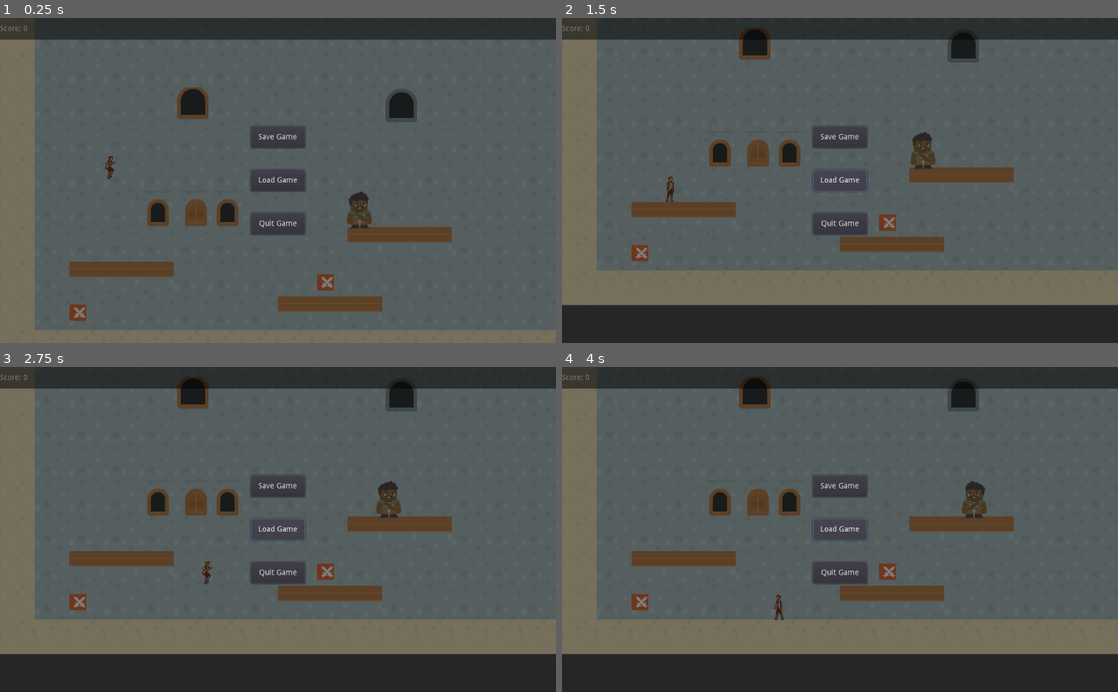
Above: before the commit, frames 1-4 (two rows, left to right).
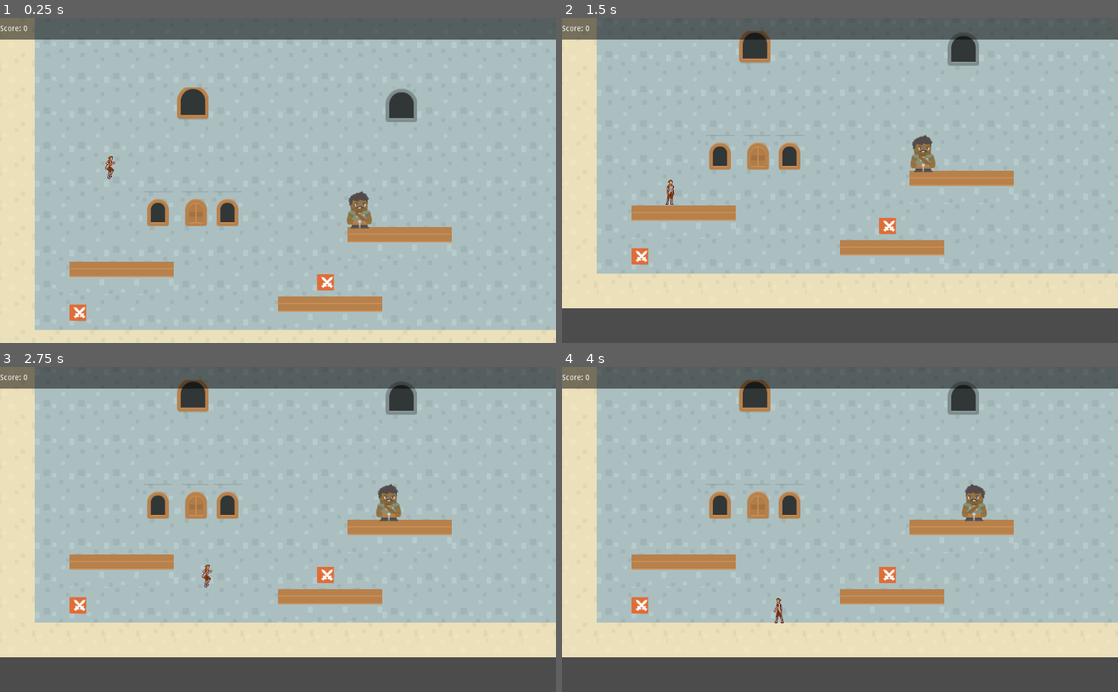
Above: after the commit, the same moments.

Repository: AidanMolina/04-2D-Platformer
Game: Godot game, scene res://Levels/Level1.tscn
Two runs of this game, one before a commit and one after it. Both use one fixed random seed, a clock stepped at 60 frames per second and the inputs below.
Inputs (mouse positions are in pixels of both pictures, inside the frame that each line leads up to):
- Up to frame 1 (0.25 s): no input
- Up to frame 2 (1.5 s): click (840, 138) at 0.5 s, where only the run before the commit has a clickable "Save Game"; click (840, 180) at 1.25 s, where only the run before the commit has a clickable "Load Game"
- Up to frame 3 (2.75 s): hold D (right) from 2.03 s (still down); tap W (jump) at 2.27 s
- Up to frame 4 (4 s): tap W (jump) at 3.02 s; release D (right) at 3.53 s; hold A (left) from 3.53 s (still down)

The runs differ from the first frame. In frame 1, 100% of the frame differs, in the area x 0-100%, y 0-100%; in frame 2, 100%; in frame 3, 100%; in frame 4, 100%.

Commit message:
Project 4 Done

Diff:
--- a/Enemies/Enemy1.gd
+++ b/Enemies/Enemy1.gd
@@ -10,7 +10,7 @@
 var speed = 175
 
 func _ready():
-	position = start_position[Global.level -1]
+	position = start_position[Global.save_data["level"] -1]
 
 func _physics_process(_delta):
 	if nav == null:
--- a/Levels/Door.gd
+++ b/Levels/Door.gd
@@ -7,5 +7,5 @@
 
 func _on_Door_body_entered(body):
 	if body.name == "Player":
-		Global.level = 2
+		Global.save_data["level"] = 2
 		var _s = get_tree().change_scene("res://Levels/Level2.tscn")
--- /dev/null
+++ b/Levels/Door2.gd
@@ -0,0 +1,19 @@
+extends Area2D
+
+
+# Declare member variables here. Examples:
+# var a = 2
+# var b = "text"
+
+
+# Called when the node enters the scene tree for the first time.
+func _ready():
+	pass # Replace with function body.
+
+
+
+
+
+func _on_Door_body_entered(body):
+	if body.name == "Player":
+		var _s = get_tree().change_scene("res://Levels/Game_Done.tscn")
--- /dev/null
+++ b/Levels/Game_Done.tscn
@@ -0,0 +1,23 @@
+[gd_scene format=2]
+
+[node name="Control" type="Control"]
+anchor_right = 1.0
+anchor_bottom = 1.0
+__meta__ = {
+"_edit_use_anchors_": false
+}
+
+[node name="ColorRect" type="ColorRect" parent="."]
+margin_right = 1024.0
+margin_bottom = 592.0
+color = Color( 0, 0, 0, 1 )
+
+[node name="Label" type="Label" parent="."]
+margin_right = 1024.0
+margin_bottom = 600.0
+text = "THANK YOU FOR PLAYING!"
+align = 1
+valign = 1
+__meta__ = {
+"_edit_use_anchors_": false
+}
--- a/Levels/Level1.tscn
+++ b/Levels/Level1.tscn
@@ -9,8 +9,7 @@
 [ext_resource path="res://Assets/medieval_spritesheet.png" type="Texture" id=7]
 [ext_resource path="res://Coins/Coin.gd" type="Script" id=8]
 [ext_resource path="res://Assets/coin.png" type="Texture" id=9]
-[ext_resource path="res://UI/HUD.gd" type="Script" id=10]
-[ext_resource path="res://UI/Menu.gd" type="Script" id=11]
+[ext_resource path="res://UI/UI.tscn" type="PackedScene" id=10]
 
 [sub_resource type="NavigationPolygon" id=1]
 vertices = PoolVector2Array( 704, 544, 2560, 576, 64, 576, 512, 544, 2432, 320, 2240, 320, 1280, 288, 1280, 256, 1344,  …(308 unchanged characters)…
@@ -318,7 +317,7 @@
 limit_left = 0
 limit_top = 0
 limit_right = 2621
-limit_bottom = 710
+limit_bottom = 704
 script = ExtResource( 1 )
 
 [node name="Door" type="Area2D" parent="."]
@@ -427,69 +426,7 @@
 [node name="CollisionPolygon2D" type="CollisionPolygon2D" parent="Coins/Coin7"]
 polygon = PoolVector2Array( 15.5, 15, -15.5, 15, -15.5, -15, 15.5, -15 )
 
-[node name="UI" type="CanvasLayer" parent="."]
-
-[node name="HUD" type="Control" parent="UI"]
-margin_right = 40.0
-margin_bottom = 40.0
-script = ExtResource( 10 )
-__meta__ = {
-"_edit_use_anchors_": false
-}
-
-[node name="Background" type="ColorRect" parent="UI/HUD"]
-margin_right = 1024.0
-margin_bottom = 40.0
-color = Color( 0, 0, 0, 0.501961 )
-__meta__ = {
-"_edit_use_anchors_": false
-}
-
-[node name="Score" type="Label" parent="UI/HUD"]
-margin_right = 512.0
-margin_bottom = 40.0
-text = "Score:"
-valign = 1
-
-[node name="Menu" type="Control" parent="UI"]
-margin_right = 40.0
-margin_bottom = 40.0
-script = ExtResource( 11 )
-__meta__ = {
-"_edit_use_anchors_": false
-}
-
-[node name="Background" type="ColorRect" parent="UI/Menu"]
-margin_right = 1024.0
-margin_bottom = 600.0
-color = Color( 0, 0, 0, 0.501961 )
-__meta__ = {
-"_edit_use_anchors_": false
-}
-
-[node name="Save" type="Button" parent="UI/Menu"]
-margin_left = 462.0
-margin_top = 200.0
-margin_right = 562.0
-margin_bottom = 240.0
-text = "Save Game"
-
-[node name="Load" type="Button" parent="UI/Menu"]
-margin_left = 462.0
-margin_top = 280.0
-margin_right = 562.0
-margin_bottom = 320.0
-text = "Load Game"
-
-[node name="Quit" type="Button" parent="UI/Menu"]
-margin_left = 462.0
-margin_top = 360.0
-margin_right = 562.0
-margin_bottom = 400.0
-text = "Quit Game"
-__meta__ = {
-"_edit_use_anchors_": false
-}
+[node name="UI" parent="." instance=ExtResource( 10 )]
 [connection signal="body_entered" from="Door" to="Door" method="_on_Door_body_entered"]
 [connection signal="body_entered" from="Coins/Coin" to="Coins/Coin" method="_on_Coin_body_entered"]
 [connection signal="body_entered" from="Coins/Coin2" to="Coins/Coin2" method="_on_Coin_body_entered"]
@@ -498,6 +435,3 @@
 [connection signal="body_entered" from="Coins/Coin5" to="Coins/Coin5" method="_on_Coin_body_entered"]
 [connection signal="body_entered" from="Coins/Coin6" to="Coins/Coin6" method="_on_Coin_body_entered"]
 [connection signal="body_entered" from="Coins/Coin7" to="Coins/Coin7" method="_on_Coin_body_entered"]
-[connection signal="pressed" from="UI/Menu/Save" to="UI/Menu" method="_on_Save_pressed"]
-[connection signal="pressed" from="UI/Menu/Load" to="UI/Menu" method="_on_Load_pressed"]
-[connection signal="pressed" from="UI/Menu/Quit" to="UI/Menu" method="_on_Quit_pressed"]
--- a/Levels/Level2.tscn
+++ b/Levels/Level2.tscn
@@ -1,13 +1,15 @@
-[gd_scene load_steps=23 format=2]
+[gd_scene load_steps=25 format=2]
 
 [ext_resource path="res://Camera.gd" type="Script" id=1]
 [ext_resource path="res://Enemies/Enemies.gd" type="Script" id=2]
 [ext_resource path="res://Player/Player_Container.gd" type="Script" id=3]
 [ext_resource path="res://Enemies/Enemy2.tscn" type="PackedScene" id=4]
 [ext_resource path="res://Assets/medieval_tilesheet.png" type="Texture" id=5]
-[ext_resource path="res://UI/HUD.gd" type="Script" id=6]
+[ext_resource path="res://UI/UI.tscn" type="PackedScene" id=6]
 [ext_resource path="res://Coins/Coin.gd" type="Script" id=7]
 [ext_resource path="res://Assets/coin.png" type="Texture" id=8]
+[ext_resource path="res://Levels/Door2.gd" type="Script" id=9]
+[ext_resource path="res://Assets/medieval_spritesheet.png" type="Texture" id=10]
 
 [sub_resource type="NavigationPolygon" id=14]
 vertices = PoolVector2Array( 768, 576, 5832, 584, 512, 576, 2304, 448, 2240, 448, 832, 416, 832, 384, 1792, 416, 2176,  …(382 unchanged characters)…
@@ -343,27 +345,6 @@
 limit_bottom = 710
 script = ExtResource( 1 )
 
-[node name="UI" type="CanvasLayer" parent="."]
-
-[node name="HUD" type="Control" parent="UI"]
-margin_right = 40.0
-margin_bottom = 40.0
-script = ExtResource( 6 )
-__meta__ = {
-"_edit_use_anchors_": false
-}
-
-[node name="Background" type="ColorRect" parent="UI/HUD"]
-margin_right = 1024.0
-margin_bottom = 40.0
-color = Color( 0, 0, 0, 0.501961 )
-
-[node name="Score" type="Label" parent="UI/HUD"]
-margin_right = 512.0
-margin_bottom = 40.0
-text = "Score: "
-valign = 1
-
 [node name="Coins" type="Node2D" parent="."]
 
 [node name="Coin" type="Area2D" parent="Coins"]
@@ -384,4 +365,160 @@
 __meta__ = {
 "_edit_group_": true
 }
+
+[node name="Coin2" type="Area2D" parent="Coins"]
+position = Vector2( 792, 368 )
+script = ExtResource( 7 )
+__meta__ = {
+"_edit_group_": true
+}
+
+[node name="Sprite" type="Sprite" parent="Coins/Coin2"]
+texture = ExtResource( 8 )
+__meta__ = {
+"_edit_group_": true
+}
+
+[node name="CollisionPolygon2D" type="CollisionPolygon2D" parent="Coins/Coin2"]
+polygon = PoolVector2Array( 15.5, 15, -15.5, 15, -15.5, -15, 15.5, -15 )
+__meta__ = {
+"_edit_group_": true
+}
+
+[node name="Coin3" type="Area2D" parent="Coins"]
+position = Vector2( 1464, 296 )
+script = ExtResource( 7 )
+__meta__ = {
+"_edit_group_": true
+}
+
+[node name="Sprite" type="Sprite" parent="Coins/Coin3"]
+texture = ExtResource( 8 )
+__meta__ = {
+"_edit_group_": true
+}
+
+[node name="CollisionPolygon2D" type="CollisionPolygon2D" parent="Coins/Coin3"]
+polygon = PoolVector2Array( 15.5, 15, -15.5, 15, -15.5, -15, 15.5, -15 )
+__meta__ = {
+"_edit_group_": true
+}
+
+[node name="Coin4" type="Area2D" parent="Coins"]
+position = Vector2( 2424, 440 )
+script = ExtResource( 7 )
+__meta__ = {
+"_edit_group_": true
+}
+
+[node name="Sprite" type="Sprite" parent="Coins/Coin4"]
+texture = ExtResource( 8 )
+__meta__ = {
+"_edit_group_": true
+}
+
+[node name="CollisionPolygon2D" type="CollisionPolygon2D" parent="Coins/Coin4"]
+polygon = PoolVector2Array( 15.5, 15, -15.5, 15, -15.5, -15, 15.5, -15 )
+__meta__ = {
+"_edit_group_": true
+}
+
+[node name="Coin5" type="Area2D" parent="Coins"]
+position = Vector2( 3296, 120 )
+script = ExtResource( 7 )
+__meta__ = {
+"_edit_group_": true
+}
+
+[node name="Sprite" type="Sprite" parent="Coins/Coin5"]
+texture = ExtResource( 8 )
+__meta__ = {
+"_edit_group_": true
+}
+
+[node name="CollisionPolygon2D" type="CollisionPolygon2D" parent="Coins/Coin5"]
+polygon = PoolVector2Array( 15.5, 15, -15.5, 15, -15.5, -15, 15.5, -15 )
+__meta__ = {
+"_edit_group_": true
+}
+
+[node name="Coin6" type="Area2D" parent="Coins"]
+position = Vector2( 3616, 224 )
+script = ExtResource( 7 )
+__meta__ = {
+"_edit_group_": true
+}
+
+[node name="Sprite" type="Sprite" parent="Coins/Coin6"]
+texture = ExtResource( 8 )
+__meta__ = {
+"_edit_group_": true
+}
+
+[node name="CollisionPolygon2D" type="CollisionPolygon2D" parent="Coins/Coin6"]
+polygon = PoolVector2Array( 15.5, 15, -15.5, 15, -15.5, -15, 15.5, -15 )
+__meta__ = {
+"_edit_group_": true
+}
+
+[node name="Coin7" type="Area2D" parent="Coins"]
+position = Vector2( 4832, 40 )
+script = ExtResource( 7 )
+__meta__ = {
+"_edit_group_": true
+}
+
+[node name="Sprite" type="Sprite" parent="Coins/Coin7"]
+texture = ExtResource( 8 )
+__meta__ = {
+"_edit_group_": true
+}
+
+[node name="CollisionPolygon2D" type="CollisionPolygon2D" parent="Coins/Coin7"]
+polygon = PoolVector2Array( 15.5, 15, -15.5, 15, -15.5, -15, 15.5, -15 )
+__meta__ = {
+"_edit_group_": true
+}
+
+[node name="Coin8" type="Area2D" parent="Coins"]
+position = Vector2( 5536, 288 )
+script = ExtResource( 7 )
+__meta__ = {
+"_edit_group_": true
+}
+
+[node name="Sprite" type="Sprite" parent="Coins/Coin8"]
+texture = ExtResource( 8 )
+__meta__ = {
+"_edit_group_": true
+}
+
+[node name="CollisionPolygon2D" type="CollisionPolygon2D" parent="Coins/Coin8"]
+polygon = PoolVector2Array( 15.5, 15, -15.5, 15, -15.5, -15, 15.5, -15 )
+__meta__ = {
+"_edit_group_": true
+}
+
+[node name="UI" parent="." instance=ExtResource( 6 )]
+
+[node name="Door" type="Area2D" parent="."]
+position = Vector2( 5784, 160 )
+script = ExtResource( 9 )
+__meta__ = {
+"_edit_group_": true
+}
+
+[node name="Sprite" type="Sprite" parent="Door"]
+texture = ExtResource( 10 )
+
+[node name="CollisionPolygon2D" type="CollisionPolygon2D" parent="Door"]
+polygon = PoolVector2Array( 36.5, 35, -36.5, 35, -36.5, -35, 36.5, -35 )
 [connection signal="body_entered" from="Coins/Coin" to="Coins/Coin" method="_on_Coin_body_entered"]
+[connection signal="body_entered" from="Coins/Coin2" to="Coins/Coin2" method="_on_Coin_body_entered"]
+[connection signal="body_entered" from="Coins/Coin3" to="Coins/Coin3" method="_on_Coin_body_entered"]
+[connection signal="body_entered" from="Coins/Coin4" to="Coins/Coin4" method="_on_Coin_body_entered"]
+[connection signal="body_entered" from="Coins/Coin5" to="Coins/Coin5" method="_on_Coin_body_entered"]
+[connection signal="body_entered" from="Coins/Coin6" to="Coins/Coin6" method="_on_Coin_body_entered"]
+[connection signal="body_entered" from="Coins/Coin7" to="Coins/Coin7" method="_on_Coin_body_entered"]
+[connection signal="body_entered" from="Coins/Coin8" to="Coins/Coin8" method="_on_Coin_body_entered"]
+[connection signal="body_entered" from="Door" to="Door" method="_on_Door_body_entered"]
--- a/UI/HUD.gd
+++ b/UI/HUD.gd
@@ -6,4 +6,4 @@
 	update_score()
 
 func update_score():
-	$Score.text = "Score: " + str(Global.score)
+	$Score.text = "Score: " + str(Global.save_data["score"])
--- /dev/null
+++ b/UI/UI.tscn
@@ -0,0 +1,73 @@
+[gd_scene load_steps=3 format=2]
+
+[ext_resource path="res://UI/HUD.gd" type="Script" id=1]
+[ext_resource path="res://UI/Menu.gd" type="Script" id=2]
+
+[node name="UI" type="CanvasLayer"]
+
+[node name="HUD" type="Control" parent="."]
+margin_right = 40.0
+margin_bottom = 40.0
+script = ExtResource( 1 )
+__meta__ = {
+"_edit_use_anchors_": false
+}
+
+[node name="Background" type="ColorRect" parent="HUD"]
+margin_right = 1024.0
+margin_bottom = 40.0
+color = Color( 0, 0, 0, 0.501961 )
+__meta__ = {
+"_edit_use_anchors_": false
+}
+
+[node name="Score" type="Label" parent="HUD"]
+margin_right = 512.0
+margin_bottom = 40.0
+text = "Score:"
+valign = 1
+
+[node name="Menu" type="Control" parent="."]
+pause_mode = 2
+visible = false
+margin_right = 40.0
+margin_bottom = 40.0
+script = ExtResource( 2 )
+__meta__ = {
+"_edit_use_anchors_": false
+}
+
+[node name="Background" type="ColorRect" parent="Menu"]
+margin_right = 1024.0
+margin_bottom = 600.0
+color = Color( 0, 0, 0, 0.501961 )
+__meta__ = {
+"_edit_use_anchors_": false
+}
+
+[node name="Save" type="Button" parent="Menu"]
+margin_left = 462.0
+margin_top = 200.0
+margin_right = 562.0
+margin_bottom = 240.0
+text = "Save Game"
+
+[node name="Load" type="Button" parent="Menu"]
+margin_left = 462.0
+margin_top = 280.0
+margin_right = 562.0
+margin_bottom = 320.0
+text = "Load Game"
+
+[node name="Quit" type="Button" parent="Menu"]
+margin_left = 462.0
+margin_top = 360.0
+margin_right = 562.0
+margin_bottom = 400.0
+text = "Quit Game"
+__meta__ = {
+"_edit_use_anchors_": false
+}
+[connection signal="pressed" from="Menu/Save" to="Menu" method="_on_Save_pressed"]
+[connection signal="pressed" from="Menu/Load" to="Menu" method="_on_Load_pressed"]
+[connection signal="pressed" from="Menu/Quit" to="Menu" method="_on_Quit_pressed"]
--- a/global.gd
+++ b/global.gd
@@ -1,23 +1,33 @@
 extends Node
 
+var save_data = {
+	"level" : 1,
+	"score" : 0,
+	"timer" : 0
+}
 
-var level = 1
-var score = 0
-var timer = 0
 
 var save_file = "user://save.dat"
 var key = "C220 is the best!"
 
 func _ready():
-	pass
+	pause_mode = Node.PAUSE_MODE_PROCESS
 
 
-func _process(_delta):
-	if Input.is_action_pressed("quit"):
-		get_tree().quit()
+func _unhandled_input(event):
+	if event.is_action_pressed("quit"):
+		var menu = get_node_or_null("/root/Game/UI/Menu")
+		if menu != null:
+			var p = get_tree().paused
+			if p:
+				menu.hide()
+				get_tree().paused = false
+			else:
+				menu.show()
+				get_tree().paused = true
 
 func increase_score(s):
-	score += s
+	save_data["score"] += s
 	var hud = get_node_or_null("/root/Game/UI/HUD")
 	if hud != null:
 		hud.update_score()
@@ -26,6 +36,7 @@
 
 	var save_game = File.new()
 	save_game.open_encrypted_with_pass(save_file, File.WRITE, key)
+	save_game.store_line(to_json(save_data))
 
 	var save_nodes = get_tree().get_nodes_in_group("persist")
 	for node in save_nodes:
@@ -39,15 +50,17 @@
 		save_game.store_line(to_json(node_data))
 	save_game.close()
 
-func load_game():
+func load_data():
 	var save_game = File.new()
-	if not save_game.file_exists(save_file):
-		return
+	save_game.open_encrypted_with_pass(save_file, File.READ, key)
 
-	save_game.open_encrypted_with_pass(save_file, File.READ, key)
+	parse_json(save_game.get_line())
+	increase_score(0)
+
 	var save_nodes = get_tree().get_nodes_in_group("persist")
 	for node in save_nodes:
 		node.queue_free()
+
 	while save_game.get_position() < save_game.get_len():
 		var node_data = parse_json(save_game.get_line())
 
@@ -55,8 +68,18 @@
 		get_node(node_data["parent"]).add_child(new_object)
 		new_object.position = Vector2(node_data["pos_x"], node_data["pos_y"])
 		for i in node_data.keys():
-			if i == "filename" or i == "parent" or i == "pos_x" or i == "post_y":
+			if i == "filename" or i == "parent" or i == "pos_x" or i == "pos_y":
 				continue
 			new_object.set(i, node_data[i])
 
 		save_game.close()
+		get_tree().paused = false
+
+func load_game():
+	var save_game = File.new()
+	if not save_game.file_exists(save_file):
+		return
+
+	save_game.open_encrypted_with_pass(save_file, File.READ, key)
+	save_data = parse_json(save_game.get_line())
+	save_game.close()
Not shown: 1 places in Levels/Level1.tscn that only renumber resources
